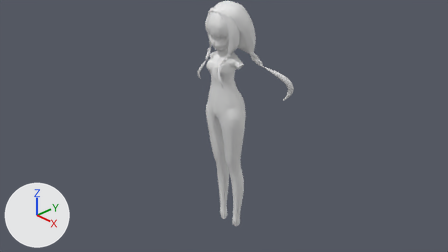
Before and after pictures for a commit that changed the Blender file untitled.blend.
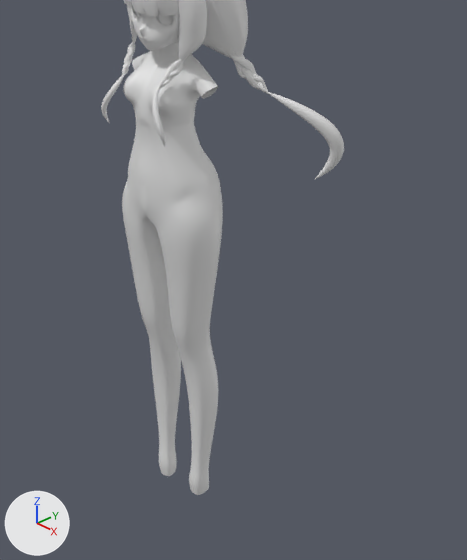
There are two pictures of each version: one from the file's camera 'Camera', one close up on the part from 35% to 76% of the width and 12% to 100% of the height. The axes (+X, +Y, +Z) are drawn at lower left. The lights are the same throughout.

Script lines for the objects in view, before the commit:
```python
me_plane_007 = bpy.data.meshes.new('Plane.007')
me_plane_007.from_pydata(...)  # 171 vertices, 184 faces; spans x -0.267..0.257, y 1.707..2.109, z 0.056..0.296
me_plane_007.polygons.foreach_set('use_smooth', [True] * 184)
me_sphere = bpy.data.meshes.new('Sphere')
me_sphere.from_pydata(...)  # 297 vertices, 266 faces; spans x 0.0..0.46, y -2.23..1.79, z -0.37..0.28
me_sphere.polygons.foreach_set('use_smooth', [True] * 266)
me_sphere_001 = bpy.data.meshes.new('Sphere.001')
me_sphere_001.from_pydata(...)  # 201 vertices, 164 faces; spans x 0.0..0.426, y -0.172..0.546, z 1.313..2.214
me_sphere_001.polygons.foreach_set('use_smooth', [True] * 164)
ob_back_hair = bpy.data.objects.new('back_hair', me_sphere_001)
ob_back_hair.location = (0.0, 0.0, 0.0)
_m = ob_back_hair.modifiers.new('Mirror', 'MIRROR')
_m.use_clip = True
_m = ob_back_hair.modifiers.new('Subdivision', 'SUBSURF')
ob_flont_hair = bpy.data.objects.new('flont_hair', me_plane_007)
ob_flont_hair.location = (0.0, 0.0, 0.0)
ob_flont_hair.rotation_euler = (1.571, 0.0, 0.0)  # degrees (90, 0, 0)
_m = ob_flont_hair.modifiers.new('Subdivision', 'SUBSURF')
ob_sphere = bpy.data.objects.new('Sphere', me_sphere)
ob_sphere.location = (0.0, 0.0, 0.0)
ob_sphere.rotation_euler = (1.571, 0.0, 0.0)  # degrees (90, 0, 0)
_m = ob_sphere.modifiers.new('Mirror', 'MIRROR')
_m.use_clip = True
_m = ob_sphere.modifiers.new('Subdivision', 'SUBSURF')
# also in view: 'head_plane' at (0.0, -0.13, 1.75); 'Plane.003' at (0.0, 0.36, 1.24); 'NurbsPath.001' at (0.0, 0.61, 0.79); 'side_hair' at (0.0, -0.07, 1.75); 'NurbsPath' at (0.0, -0.29, 1.04)
```
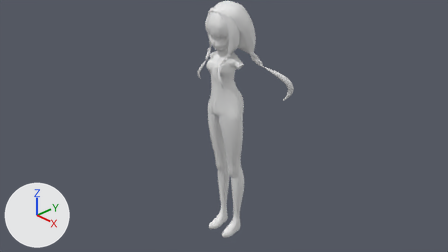
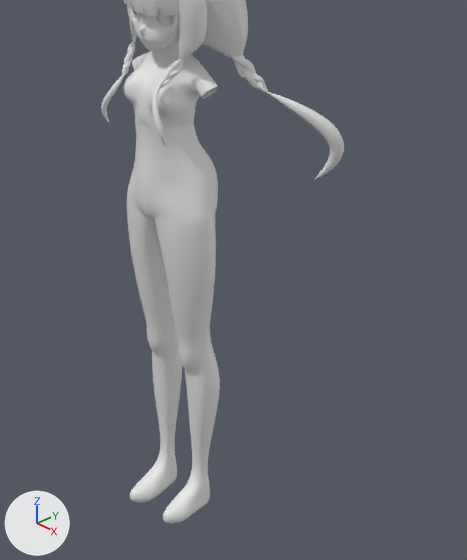
The change, as a diff of the scene's bpy script:
```diff
--- a/untitled.blend.py
+++ b/untitled.blend.py
@@ me_sphere @@
 # used by ob_sphere; location = (0.0, 0.0, 0.0); rotation_euler = (1.571, 0.0, 0.0), in degrees (90, 0, 0)
-me_sphere.from_pydata(...)  # 297 vertices, 266 faces; spans x 0.0..0.46, y -2.23..1.79, z -0.37..0.28
+me_sphere.from_pydata(...)  # 344 vertices, 317 faces; spans x 0.0..0.44, y -2.36..1.79, z -0.44..0.28
+# me_sphere part 1
+# 7 vertices are removed from x 0.11..0.24, y -2.23..-2.17, z -0.24..-0.12
+# 14 faces are deleted
+# 5 vertices in x 0.0..0.29, y -0.78..0.56, z -0.23..0.23 move by (0.0, 0.0, -0.01)
+# 98 vertices move from x 0.0..0.46, y -2.21..0.91, z -0.37..0.23 to x 0.0..0.44, y -2.35..0.92, z -0.44..0.23
+# 54 vertices are added at x 0.07..0.3, y -2.36..-0.95, z -0.29..0.21
+# 65 new faces join them
```

Where the change shows, as pixel boxes [x1, y1, x2, y2] in the close-ups (467 x 560 px):
'Sphere', reshaped (6% taller): before [122, 41, 223, 495]; after [123, 41, 220, 523]
part 1 of me_sphere, built on: before [122, 125, 223, 495]; after [127, 124, 220, 523]
